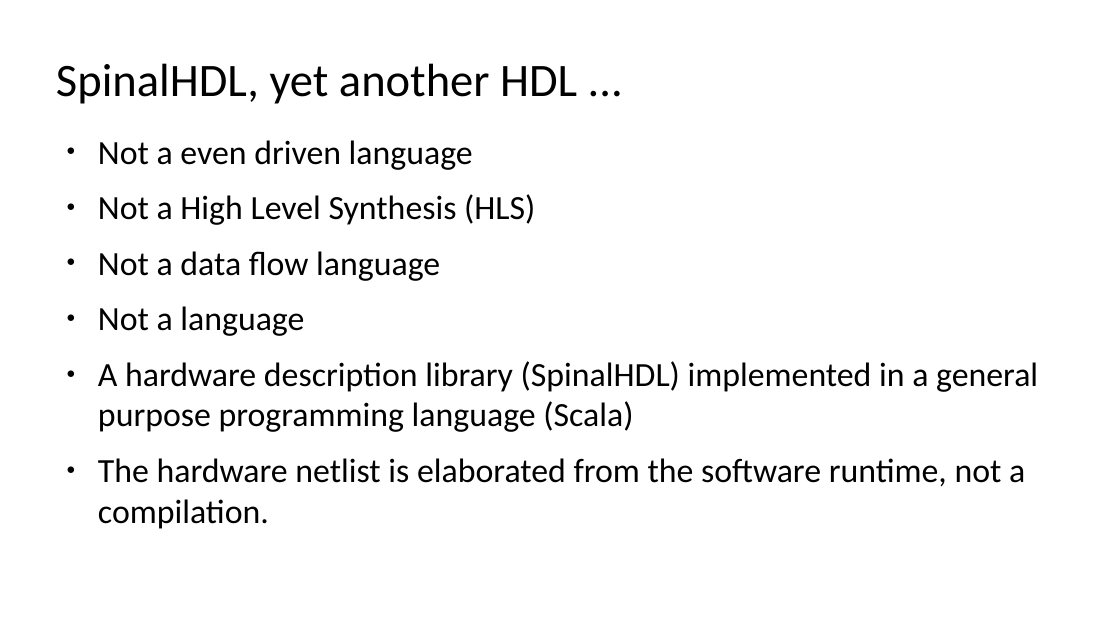
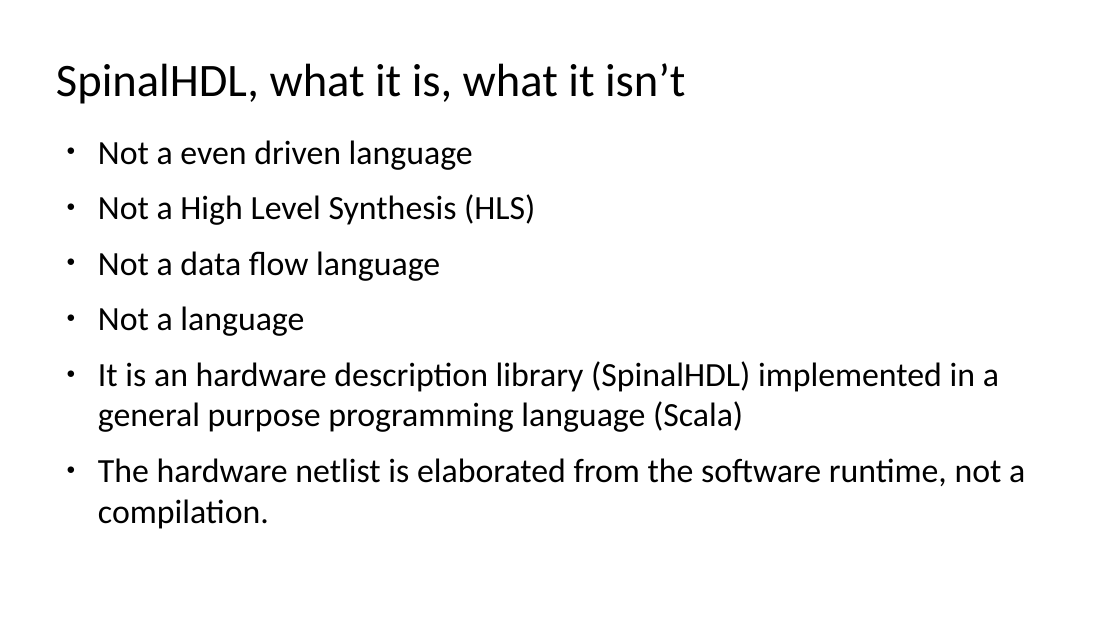
Before and after one commit to SpinalHDL/SpinalDoc, a slide deck: slide 4 of presentation/en/fsic2019.odp (slide 7 before the commit). Drawn at 1120x630 pixels with LibreOffice and Linux fonts; fonts in the diff are those of the drawing. Boxes give left, top, right and bottom in pixels: in the first picture for what was removed or moved away, otherwise in the second. Text is boxed around its words. In the diff, an @@ line names an element or a change of style, - is before the commit and + after.

```diff
--- a/presentation/en/fsic2019.odp
+++ b/presentation/en/fsic2019.odp
@@ title at [56,63,685,104]: text changed @@
-SpinalHDL, yet another HDL ...
+SpinalHDL, what it is, what it isn’t
@@ text at [98,361,999,432]: text changed @@
-● A hardware description library (SpinalHDL) implemented in a general purpose programming language (Scala)
+● It is an hardware description library (SpinalHDL) implemented in a general purpose programming language (Scala)
```
Also in this commit, not shown: 11 other slides changed, 8 slides added, 6 slides removed, 1 other file.
